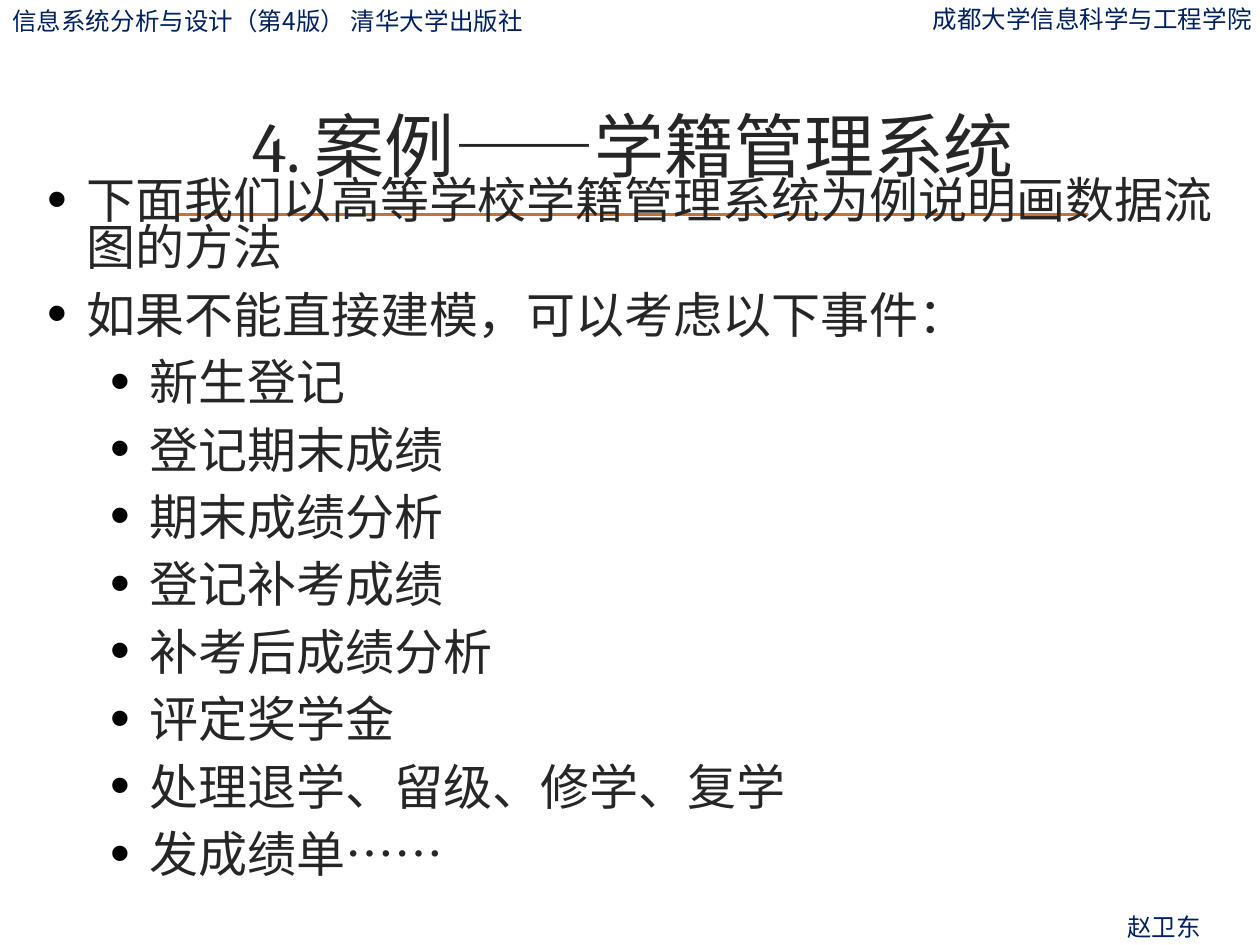
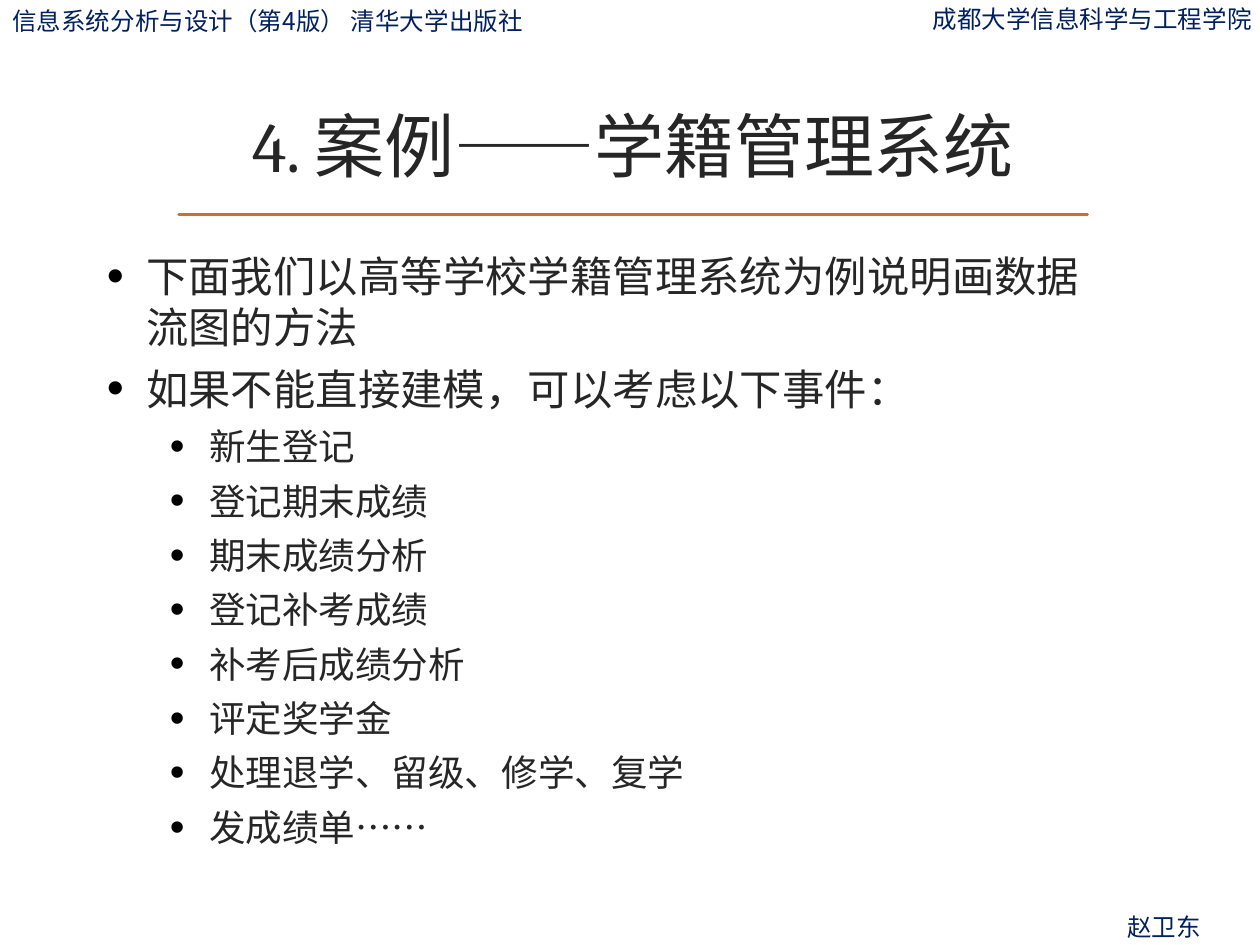
Before and after one commit to ylfagh/is_analysis-1, a slide deck: slide 55 of ppt/第6章-流程建模.pptx. Drawn at 1260x945 pixels with LibreOffice and Linux fonts; fonts in the diff are those of the drawing; background and template pictures are left out. Boxes give left, top, right and bottom in pixels: in the first picture for what was removed or moved away, otherwise in the second. Text is boxed around its words. In the diff, an @@ line names an element or a change of style, - is before the commit and + after.

```diff
--- a/ppt/第6章-流程建模.pptx
+++ b/ppt/第6章-流程建模.pptx
@@ text "下面我们以高等学校学籍管理系统为例说明画数据流图的方法": place and size @@
-text "下面我们以高等学校学籍管理系统为例说明画数据流图的方法" at bbox=[87, 169, 1212, 876]
+text "下面我们以高等学校学籍管理系统为例说明画数据流图的方法" at bbox=[146, 256, 1079, 844]
@@ text "下面我们以高等学校学籍管理系统为例说明画数据流图的方法" at bbox=[146, 256, 1079, 844]: size 28 to 24.2 pt in "下面我们以高等学校学籍管理系统为例说明画数据流图的方法", "如果不能直接建模，可以考虑以下事件："; size 28 to 20.9 pt in "新生登记", "登记期末成绩", "期末成绩分析", "登记补考成绩" and 4 more places; line spacing 0.8 to 1; less space between paragraphs @@
```
Also in this commit, not shown: 51 other slides changed, 30 slides removed.
